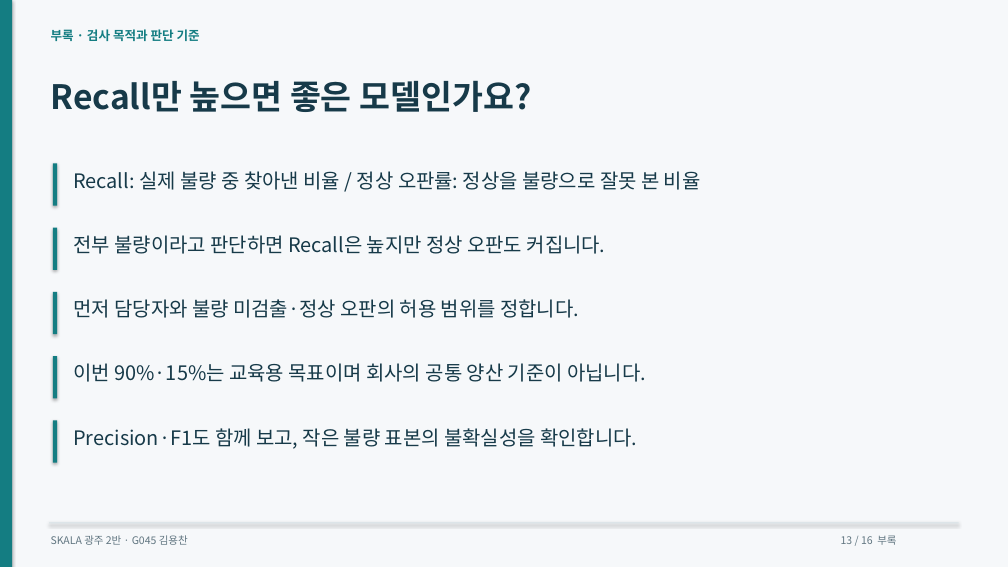
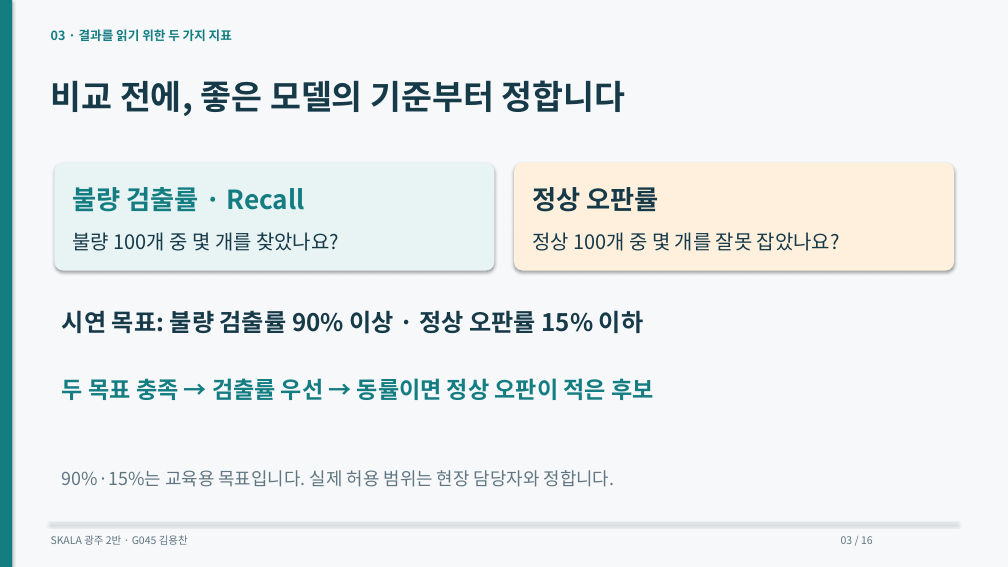
Before and after one commit to dragonchan95/Semiconductor-AI-Agent, a slide deck: slide 3 of docs/G045_Semiconductor_Agent.pptx (slide 13 before the commit). Drawn at 1008x567 pixels with LibreOffice and Linux fonts; fonts in the diff are those of the drawing. Boxes give left, top, right and bottom in pixels: in the first picture for what was removed or moved away, otherwise in the second. Text is boxed around its words. In the diff, an @@ line names an element or a change of style, - is before the commit and + after.

```diff
--- a/docs/G045_Semiconductor_Agent.pptx
+++ b/docs/G045_Semiconductor_Agent.pptx
@@ text at (x1=51, y1=29, x2=232, y2=41): text changed @@
-부록 · 검사 목적과 판단 기준
+03 · 결과를 읽기 위한 두 가지 지표
@@ text at (x1=51, y1=80, x2=626, y2=116): text changed @@
-Recall만 높으면 좋은 모델인가요?
+비교 전에, 좋은 모델의 기준부터 정합니다
@@ rectangle removed at (x1=53, y1=163, x2=57, y2=206) @@
@@ rounded rectangle added at (x1=54, y1=163, x2=495, y2=271), fill #E8F3F3 @@
@@ rounded rectangle added at (x1=514, y1=163, x2=954, y2=271), fill #FFF0DD @@
@@ text at (x1=73, y1=187, x2=305, y2=212): text changed; size 19 to 25 pt; text colour #173A49 to #147D82; bold on @@
-Recall: 실제 불량 중 찾아낸 비율 / 정상 오판률: 정상을 불량으로 잘못 본 비율
+불량 검출률 · Recall
@@ text added at (x1=532, y1=187, x2=658, y2=212), 25 pt, text #173A49, bold @@
+정상 오판률
@@ rectangle removed at (x1=53, y1=228, x2=57, y2=270) @@
@@ text removed at (x1=73, y1=235, x2=606, y2=254) @@
-전부 불량이라고 판단하면 Recall은 높지만 정상 오판도 커집니다.
@@ text added at (x1=73, y1=232, x2=339, y2=251), 19 pt, text #173A49 @@
+불량 100개 중 몇 개를 찾았나요?
@@ text added at (x1=532, y1=232, x2=840, y2=251), 19 pt, text #173A49 @@
+정상 100개 중 몇 개를 잘못 잡았나요?
@@ rectangle removed at (x1=53, y1=292, x2=57, y2=334) @@
@@ text at (x1=62, y1=310, x2=643, y2=333): text changed; size 19 to 23 pt; bold on @@
-먼저 담당자와 불량 미검출·정상 오판의 허용 범위를 정합니다.
+시연 목표: 불량 검출률 90% 이상 · 정상 오판률 15% 이하
@@ rectangle removed at (x1=53, y1=356, x2=57, y2=399) @@
@@ text at (x1=62, y1=378, x2=653, y2=400): text changed; size 19 to 22 pt; text colour #173A49 to #147D82; bold on @@
-이번 90%·15%는 교육용 목표이며 회사의 공통 양산 기준이 아닙니다.
+두 목표 충족 → 검출률 우선 → 동률이면 정상 오판이 적은 후보
@@ rectangle removed at (x1=53, y1=420, x2=57, y2=463) @@
@@ text removed at (x1=73, y1=428, x2=637, y2=449) @@
-Precision·F1도 함께 보고, 작은 불량 표본의 불확실성을 확인합니다.
@@ text added at (x1=62, y1=470, x2=615, y2=487), 17 pt, text #617681 @@
+90%·15%는 교육용 목표입니다. 실제 허용 범위는 현장 담당자와 정합니다.
@@ text at (x1=841, y1=536, x2=873, y2=544): text changed @@
-13 / 16 부록
+03 / 16
```
Also in this commit, not shown: 14 other slides changed, 1 slide added, 1 slide removed, 17 other files.
